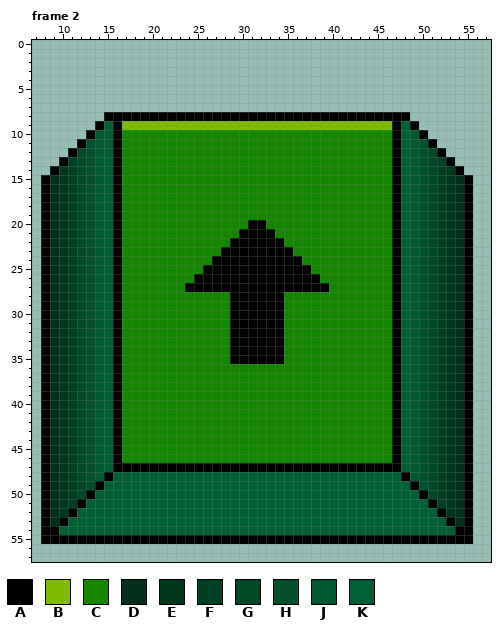
File history of a pixel-art file, Artwork/keyboard.aseprite. Above, as it was before the edit.
64x64 pixels, 21 frames. Colours within 5 levels of each other are drawn and written as one. Shown: frame 2: x 7..57, y 0..57. The commit also changed other frames, which this record leaves out.
Palette (. is transparent): A #000000  B #7bbc00  C #148600  D #00301a  E #00381e  F #004022  G #004826  H #00502b  J #00582f  K #006033
And afterwards:
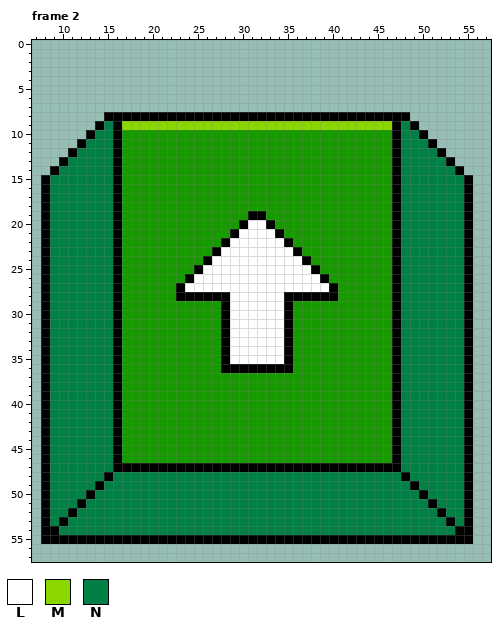
Colours new in this view: L #ffffff  M #8cd600  N #008044
Difference:
layer "Lighting" now hidden
Colour C changes from #148600 to #179900.
Frame 2:
The author changed colour C to colour A in row 19 at x 31 to 32; in row 20 at x 30 and 33; in row 21 at x 29 and 34; in row 22 at x 28 and 35; in row 23 at x 27 and 36; in row 24 at x 26 and 37.
The author changed colour C to colour A in row 25 at x 25 and 38; in row 26 at x 24 and 39; in row 27 at x 23 and 40; in row 28 at x 23 to 28 and 35 to 40; in rows 29 to 35 at x 28 and 35; in row 36 at x 28 to 35.
The author changed colour A to colour L in row 20 at x 31 to 32; in row 21 at x 30 to 33; in row 22 at x 29 to 34; in row 23 at x 28 to 35; in row 24 at x 27 to 36; in row 25 at x 26 to 37.
The author changed colour A to colour L in row 26 at x 25 to 38; in row 27 at x 24 to 39; in rows 28 to 35 at x 29 to 34.
The author changed colour B to colour M in row 9 at x 17 to 46.
The author changed colour D to colour N in rows 15 to 53 at x 9 and 54.
The author changed colour E to colour N in rows 14 to 52 at x 10 and 53.
The author changed colour F to colour N in rows 13 to 51 at x 11 and 52.
The author changed colour G to colour N in rows 12 to 50 at x 12 and 51.
The author changed colour H to colour N in rows 11 to 49 at x 13 and 50.
The author changed colour J to colour N in rows 10 to 48 at x 14 and 49.
The author changed colour K to colour N in rows 9 to 47 at x 15 and 48; in row 48 at x 16 to 47; in row 49 at x 15 to 48; in row 50 at x 14 to 49; in row 51 at x 13 to 50; in row 52 at x 12 to 51.
The author changed colour K to colour N in row 53 at x 11 to 52; in row 54 at x 10 to 53.
Pixel boxes of the changes (left, top, right, bottom) in both pictures:
changed: (50, 121, 464, 535)
